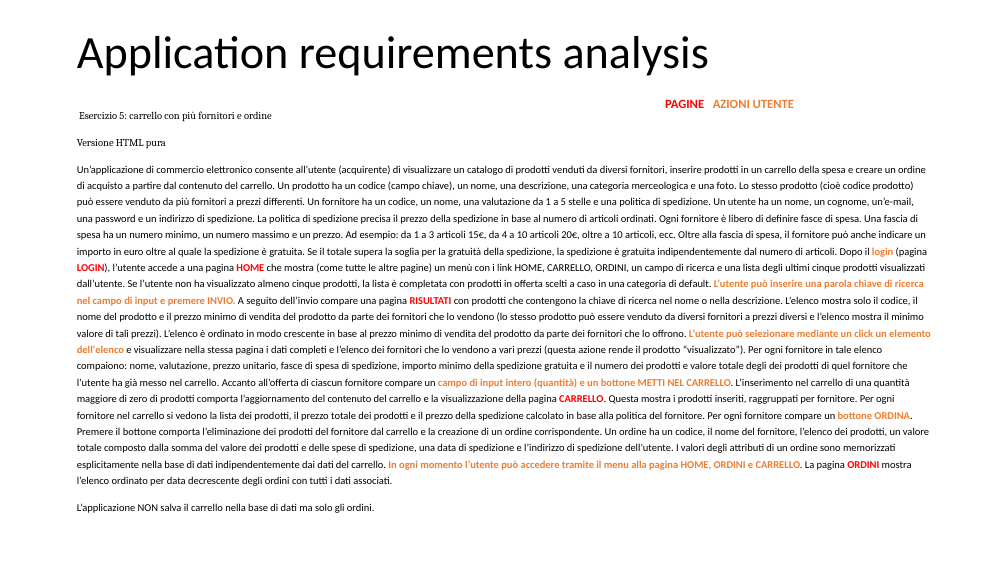
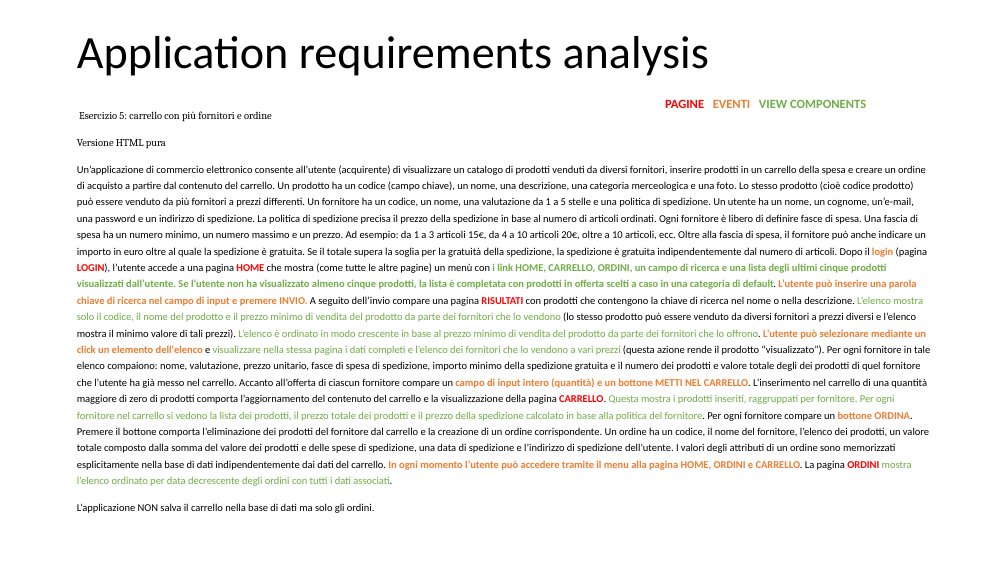
Before and after one commit to MirkoAndena/ECommerce, a slide deck: slide 6 of Documents/ECommerce.pptx. Drawn at 1008x567 pixels with LibreOffice and Linux fonts; fonts in the diff are those of the drawing. Boxes give left, top, right and bottom in pixels: in the first picture for what was removed or moved away, otherwise in the second. Text is boxed around its words. In the diff, an @@ line names an element or a change of style, - is before the commit and + after.

Commit message:
Modifiche alla documentazione

```diff
--- a/Documents/ECommerce.pptx
+++ b/Documents/ECommerce.pptx
@@ text at <box>665,99,866,108</box>: text changed; text colour #ED7D31 to #70AD47 @@
-PAGINE AZIONI UTENTE
+PAGINE EVENTI VIEW COMPONENTS
@@ text at <box>77,165,930,486</box>: text colour #000000 to #70AD47, bold on in "i link HOME, CARRELLO, ORDINI, un campo ..." @@
```
Also in this commit, not shown: 6 slides added, 4 other files.
